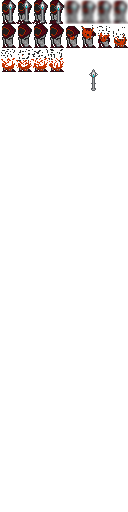
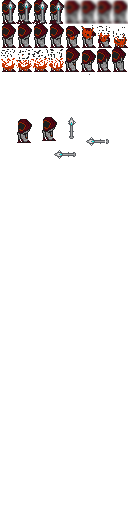
Two versions of the same layered image (128x512). Layer-by-layer changes:
painted on "Background" over box(17, 0, 128, 159)
